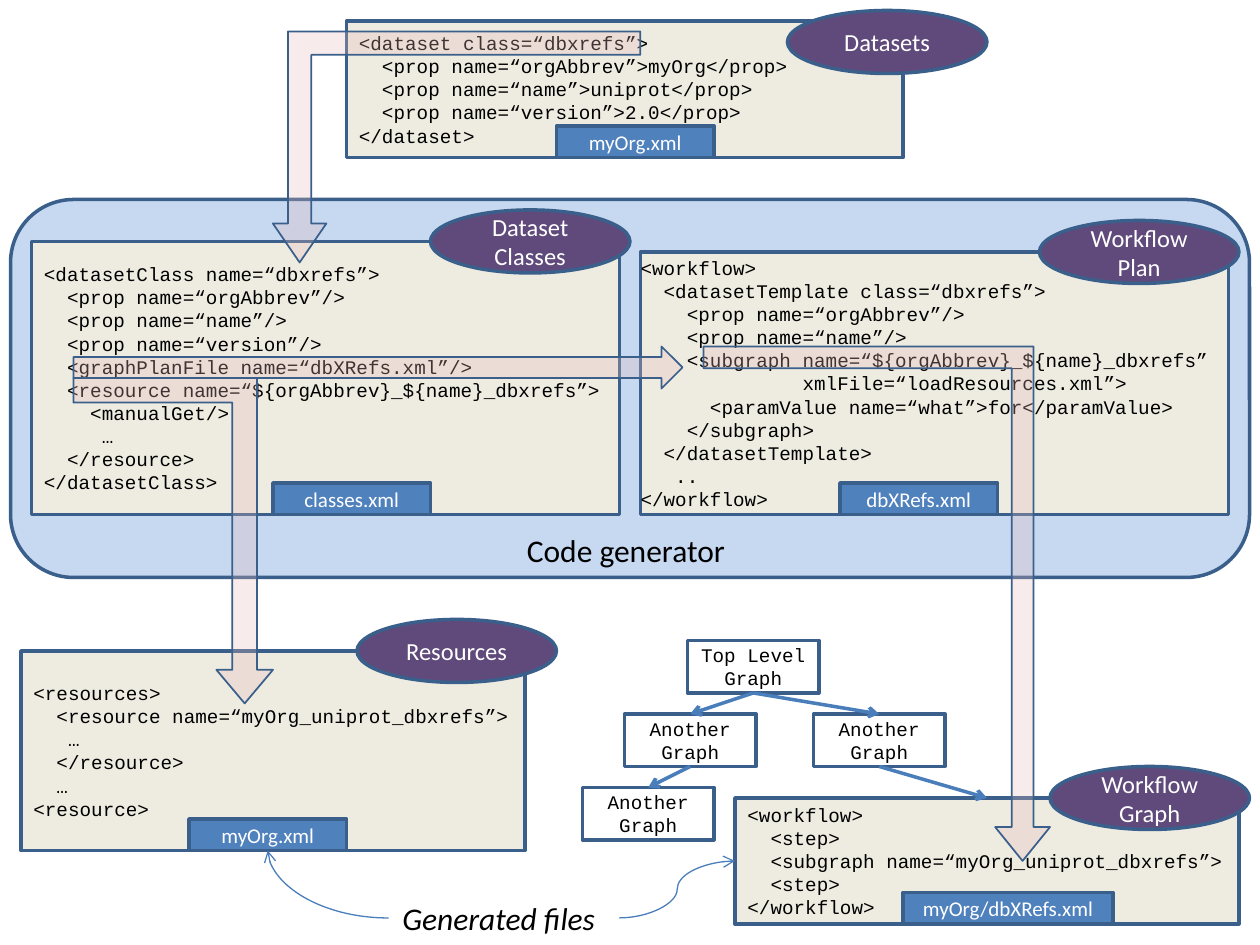
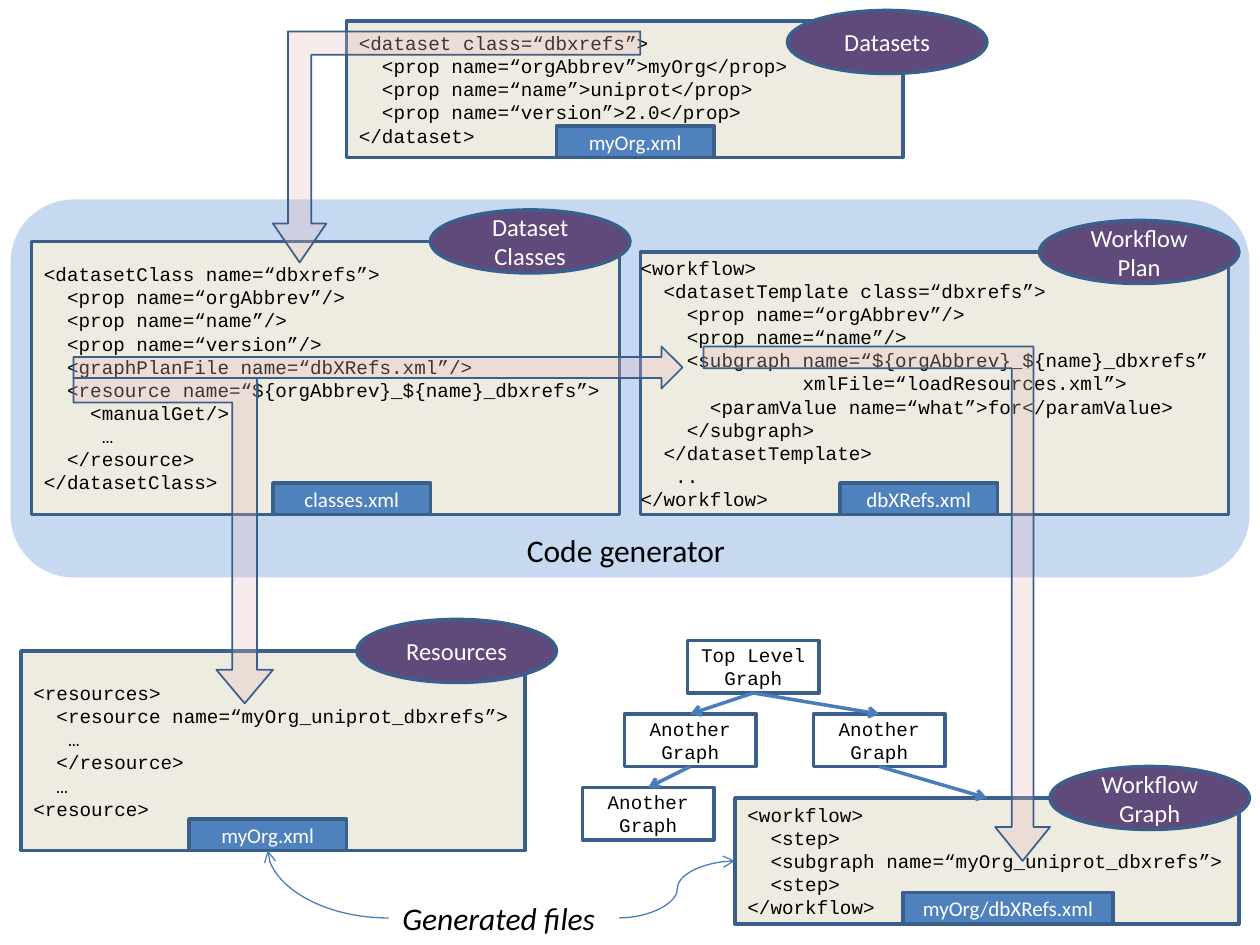
Before and after one commit to VEuPathDB/ReFlow, a slide deck: slide 1 of Dataset/doc/Overview.pptx. Drawn at 1260x945 pixels with LibreOffice and Linux fonts; fonts in the diff are those of the drawing. Boxes give left, top, right and bottom in pixels: in the first picture for what was removed or moved away, otherwise in the second. Text is boxed around its words. In the diff, an @@ line names an element or a change of style, - is before the commit and + after.

```diff
--- a/Dataset/doc/Overview.pptx
+++ b/Dataset/doc/Overview.pptx
@@ rounded rectangle at (10,199,1249,577): outline #3A5F8C 2 pt to none @@
```
Also in this commit, not shown: 1 slide added.
